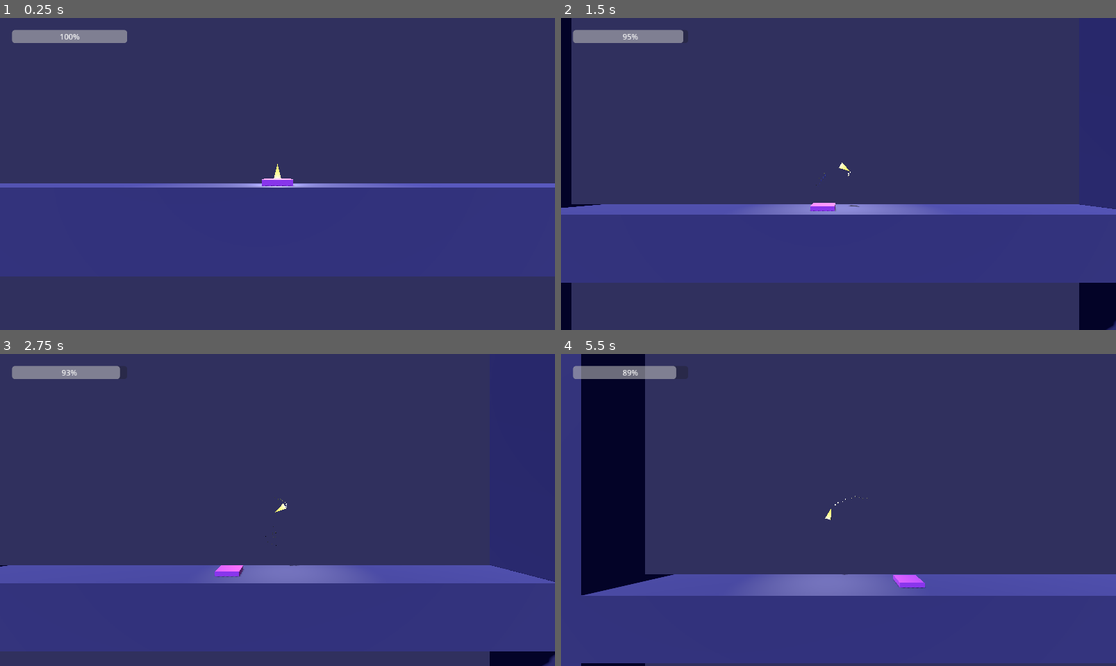
Above: before the commit, frames 1-4 (two rows, left to right).
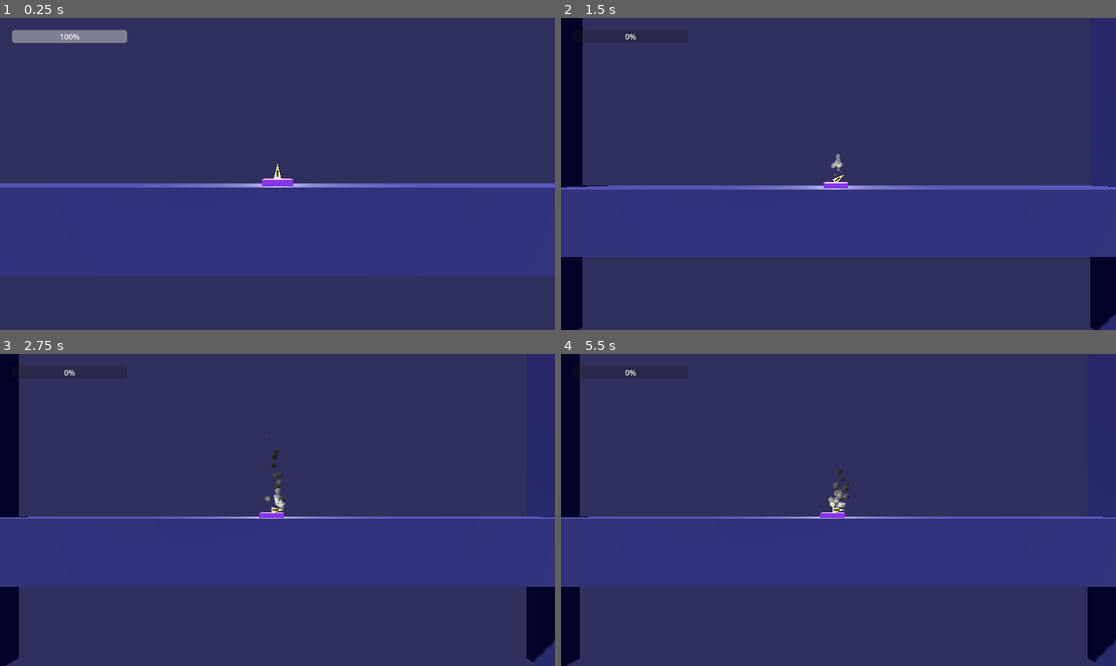
Above: after the commit, the same moments.

Repository: Fredroloji/Boost
Game: Godot game, scene res://Level/level.tscn
Same seed, same stepped clock (60 frames per second), same inputs: the game is played once before the commit and once after it.
Inputs:
- Up to frame 1 (0.25 s): no input
- Up to frame 2 (1.5 s): hold Right (turn_right) 0.53-1.28 s; hold Shift (boost) 0.53-1.28 s; tap V (decrease_fuel, bound only after the commit) at 0.8, 1.35 s; hold Down (brake) from 1.28 s (still down)
- Up to frame 3 (2.75 s): tap Shift (boost) at 1.55 s; release Down (brake) at 2.03 s; hold Right (turn_right) from 2.03 s (still down); tap G (anti-gravity) at 2.1 s; tap V (decrease_fuel, bound only after the commit) at 2.3 s
- Up to frame 4 (5.5 s): release Right (turn_right) at 2.78 s; hold Up (thrust) 2.78-3.53 s; tap Shift (boost) at 2.85, 4.35 s; hold Left (turn_left) 3.53-5.03 s; tap V (decrease_fuel, bound only after the commit) at 3.6, 5.1 s; hold Down (brake) from 5.03 s (still down)

The runs differ from the first frame. In frame 1, less than 0.1% of the frame differs, in the area x 49-51%, y 48-52%; in frame 2, 20%; in frame 3, 43%; in frame 4, 55%, in the area x 0-100%, y 0-100%.

Commit message:
audio and angel eye particles

Diff:
--- a/biblically_accurate_angel.tscn
+++ b/Level/biblically_accurate_angel.tscn
@@ -1,7 +1,7 @@
-[gd_scene load_steps=14 format=3 uid="uid://bw0e5qnsop4ej"]
+[gd_scene load_steps=21 format=3 uid="uid://bw0e5qnsop4ej"]
 
-[ext_resource type="Script" path="res://Eye.gd" id="1_7pto0"]
-[ext_resource type="Script" path="res://Rings.gd" id="1_otbfy"]
+[ext_resource type="Script" path="res://Scripts/Angel/Eye.gd" id="1_efhj0"]
+[ext_resource type="Script" path="res://Scripts/Angel/Rings.gd" id="2_3lsri"]
 
 [sub_resource type="StandardMaterial3D" id="StandardMaterial3D_p5vln"]
 emission_enabled = true
@@ -12,16 +12,60 @@
 radial_segments = 10
 rings = 6
 
+[sub_resource type="Gradient" id="Gradient_1j6xr"]
+offsets = PackedFloat32Array(0, 0.154472, 0.845528, 1)
+colors = PackedColorArray(1, 1, 1, 0, 1, 1, 1, 1, 1, 1, 1, 1, 1, 1, 1, 0)
+
+[sub_resource type="GradientTexture1D" id="GradientTexture1D_1s405"]
+gradient = SubResource("Gradient_1j6xr")
+
+[sub_resource type="ParticleProcessMaterial" id="ParticleProcessMaterial_apgdt"]
+lifetime_randomness = 0.1
+emission_shape = 2
+emission_sphere_radius = 0.6
+direction = Vector3(0, 0, 0)
+spread = 0.0
+gravity = Vector3(0, 0, 0)
+angle_min = -100.0
+angle_max = 100.0
+color_ramp = SubResource("GradientTexture1D_1s405")
+
+[sub_resource type="StandardMaterial3D" id="StandardMaterial3D_lqoxe"]
+transparency = 1
+vertex_color_use_as_albedo = true
+emission_enabled = true
+emission = Color(1, 1, 1, 1)
+
+[sub_resource type="SphereMesh" id="SphereMesh_yynls"]
+material = SubResource("StandardMaterial3D_lqoxe")
+
+[sub_resource type="StandardMaterial3D" id="StandardMaterial3D_1l4ic"]
+transparency = 3
+alpha_hash_scale = 1.0
+alpha_antialiasing_mode = 0
+vertex_color_use_as_albedo = true
+albedo_color = Color(0, 0, 0, 1)
+metallic_specular = 0.0
+
+[sub_resource type="SphereMesh" id="SphereMesh_conpv"]
+material = SubResource("StandardMaterial3D_1l4ic")
+radius = 0.4
+height = 0.54
+radial_segments = 10
+rings = 5
+is_hemisphere = true
+
 [sub_resource type="StandardMaterial3D" id="StandardMaterial3D_yhjgh"]
 albedo_color = Color(0.0235294, 0.0431373, 0.0470588, 1)
+metallic = 1.0
 metallic_specular = 0.0
 
 [sub_resource type="SphereMesh" id="SphereMesh_qkbm7"]
 material = SubResource("StandardMaterial3D_yhjgh")
 
 [sub_resource type="Gradient" id="Gradient_kppv8"]
-offsets = PackedFloat32Array(0, 0.479675, 0.796748)
-colors = PackedColorArray(1, 1, 1, 1, 0.142857, 0.142857, 0.142857, 1, 0, 0, 0, 1)
+offsets = PackedFloat32Array(0, 0.666667)
+colors = PackedColorArray(1, 1, 1, 1, 0.142857, 0.142857, 0.142857, 1)
 
 [sub_resource type="GradientTexture1D" id="GradientTexture1D_2psuu"]
 gradient = SubResource("Gradient_kppv8")
@@ -73,7 +117,16 @@
 
 [node name="Eye" type="MeshInstance3D" parent="."]
 mesh = SubResource("SphereMesh_jhibn")
-script = ExtResource("1_7pto0")
+script = ExtResource("1_efhj0")
+
+[node name="Small_Eyes" type="GPUParticles3D" parent="Eye"]
+transform = Transform3D(1, 0, 0, 0, -4.37114e-08, 1, 0, -1, -4.37114e-08, 0, 0, 0)
+amount = 50
+lifetime = 2.0
+process_material = SubResource("ParticleProcessMaterial_apgdt")
+draw_passes = 2
+draw_pass_1 = SubResource("SphereMesh_yynls")
+draw_pass_2 = SubResource("SphereMesh_conpv")
 
 [node name="Death" type="CSGSphere3D" parent="Eye" groups=["danger"]]
 transform = Transform3D(0.9, 0, 0, 0, 0.9, 0, 0, 0, 0.9, 0, 0, 0)
@@ -83,16 +136,14 @@
 mesh = SubResource("SphereMesh_qkbm7")
 
 [node name="Rings" type="GPUParticles3D" parent="."]
-transform = Transform3D(1, 0, 0, 0, 1, 0, 0, 0, 1, 0, 0, 0)
 amount = 160
-lifetime = 0.4
+lifetime = 0.2
 process_material = SubResource("ParticleProcessMaterial_7wnn0")
 draw_pass_1 = SubResource("SphereMesh_ltw83")
-script = ExtResource("1_otbfy")
+script = ExtResource("2_3lsri")
 x_rotate = -1
 y_rotate = -1
 z_rotate = 1
-speed = 0.011
 
 [node name="Rings_2" type="GPUParticles3D" parent="."]
 transform = Transform3D(1.1, 0, 0, 0, -4.80825e-08, -1.1, 0, 1.1, -4.80825e-08, 0, 0, 0)
@@ -100,11 +151,10 @@
 lifetime = 0.4
 process_material = SubResource("ParticleProcessMaterial_7wnn0")
 draw_pass_1 = SubResource("SphereMesh_ltw83")
-script = ExtResource("1_otbfy")
+script = ExtResource("2_3lsri")
 x_rotate = 1
 y_rotate = 1
 z_rotate = -1
-speed = 0.012
 
 [node name="Rings_3" type="GPUParticles3D" parent="."]
 transform = Transform3D(-5.24537e-08, -1.2, 0, 1.2, -5.24537e-08, 0, 0, 0, 1.2, 0, 0, 0)
@@ -112,7 +162,6 @@
 lifetime = 0.4
 process_material = SubResource("ParticleProcessMaterial_7wnn0")
 draw_pass_1 = SubResource("SphereMesh_ltw83")
-script = ExtResource("1_otbfy")
+script = ExtResource("2_3lsri")
 x_rotate = -1
 y_rotate = 1
-speed = 0.013
--- a/black_hole.tscn
+++ b/Level/black_hole.tscn
@@ -8,25 +8,26 @@
 albedo_color = Color(0.239216, 0.239216, 0.462745, 1)
 
 [sub_resource type="SphereMesh" id="SphereMesh_rog8i"]
-material = ExtResource("1_xxucl")
+material = ExtResource("1_n4cp6")
+
+[sub_resource type="SphereShape3D" id="SphereShape3D_44ial"]
 
 [node name="black_hole" type="Area3D"]
 gravity_space_override = 2
 gravity_point = true
-gravity_point_unit_distance = 5.0
+gravity_point_unit_distance = 1.0
 gravity_point_center = Vector3(0, 0, 0)
 gravity_direction = Vector3(0, 0, 0)
-gravity = -10.0
+gravity = 0.0
 linear_damp_space_override = 2
-linear_damp = 3.0
+linear_damp = 0.5
 
 [node name="Suction" type="CollisionShape3D" parent="."]
-transform = Transform3D(40, 0, 0, 0, 40, 0, 0, 0, 40, 0, 0, 0)
-visible = false
+transform = Transform3D(20, 0, 0, 0, 20, 0, 0, 0, 20, 0, 0, 0)
 shape = SubResource("SphereShape3D_m4wo1")
 
 [node name="Death" type="CSGBox3D" parent="." groups=["danger"]]
-transform = Transform3D(5, 0, 0, 0, 5, 0, 0, 0, 5, 0, 0, 0)
+transform = Transform3D(5, 0, 0, 0, 5, 0, 0, 0, 5, 0, 0, -41.8431)
 use_collision = true
 flip_faces = true
 material = SubResource("StandardMaterial3D_0awmd")
@@ -34,3 +35,7 @@
 [node name="Distortion" type="MeshInstance3D" parent="."]
 transform = Transform3D(10, 0, 0, 0, 10, 0, 0, 0, 10, 0, 0, 0)
 mesh = SubResource("SphereMesh_rog8i")
+
+[node name="CollisionShape3D" type="CollisionShape3D" parent="."]
+transform = Transform3D(10, 0, 0, 0, 10, 0, 0, 0, 10, 0, 0, 0)
+shape = SubResource("SphereShape3D_44ial")
--- a/boost_man.tscn
+++ b/Level/boost_man.tscn
@@ -1,12 +1,13 @@
-[gd_scene load_steps=49 format=3 uid="uid://sdum4va6fbl0"]
-
-[ext_resource type="Script" path="res://boost_man.gd" id="1_gexly"]
-[ext_resource type="Script" path="res://Camera_Target.gd" id="2_a744e"]
-[ext_resource type="AudioStream" uid="uid://77cro8bax4hg" path="res://Audio/SFX_explode.ogg" id="2_pfwr3"]
-[ext_resource type="Script" path="res://Camera.gd" id="3_cm3ub"]
-[ext_resource type="AudioStream" uid="uid://cqiyfdss8d1uy" path="res://Audio/SFX_win.ogg" id="3_gsxb8"]
-[ext_resource type="AudioStream" uid="uid://b2g4mnqh0wbva" path="res://Audio/SFX_engine.ogg" id="4_yybm8"]
-[ext_resource type="AudioStream" uid="uid://dj0ocfq4gceak" path="res://Audio/SFX_hiss.ogg" id="7_88dq0"]
+[gd_scene load_steps=52 format=3 uid="uid://sdum4va6fbl0"]
+
+[ext_resource type="Script" path="res://Scripts/boost_man.gd" id="1_f4e34"]
+[ext_resource type="Script" path="res://Scripts/Camera.gd" id="2_qe7s3"]
+[ext_resource type="Script" path="res://Scripts/Camera_Target.gd" id="3_ys30a"]
+[ext_resource type="AudioStream" uid="uid://77cro8bax4hg" path="res://Audio/SFX_explode.ogg" id="4_43ama"]
+[ext_resource type="AudioStream" uid="uid://cqiyfdss8d1uy" path="res://Audio/SFX_win.ogg" id="5_wsglc"]
+[ext_resource type="AudioStream" uid="uid://b2g4mnqh0wbva" path="res://Audio/SFX_engine.ogg" id="6_1u5rg"]
+[ext_resource type="AudioStream" uid="uid://dj0ocfq4gceak" path="res://Audio/SFX_hiss.ogg" id="7_mn48g"]
+[ext_resource type="AudioStream" uid="uid://c1lvybhukrjkx" path="res://Audio/SFX_boost.ogg" id="8_x8pul"]
 
 [sub_resource type="StandardMaterial3D" id="StandardMaterial3D_yudap"]
 albedo_color = Color(0.898039, 0.839216, 0.282353, 1)
@@ -16,6 +17,12 @@
 
 [sub_resource type="CapsuleShape3D" id="CapsuleShape3D_m8pxr"]
 height = 2.22487
+
+[sub_resource type="StandardMaterial3D" id="StandardMaterial3D_ptipm"]
+albedo_color = Color(0, 0, 0, 1)
+
+[sub_resource type="BoxMesh" id="BoxMesh_lki3e"]
+material = SubResource("StandardMaterial3D_ptipm")
 
 [sub_resource type="Gradient" id="Gradient_e7cpj"]
 offsets = PackedFloat32Array(0, 0.178862, 0.707317)
@@ -187,16 +194,16 @@
 curve = SubResource("Curve_sh5xm")
 
 [sub_resource type="ParticleProcessMaterial" id="ParticleProcessMaterial_xge2m"]
+lifetime_randomness = 0.1
 emission_shape = 3
 emission_box_extents = Vector3(0.5, 1, 0.5)
 direction = Vector3(0, 1, 0)
 spread = 180.0
-gravity = Vector3(0, 2, 0)
-initial_velocity_min = 1.0
-initial_velocity_max = 2.0
+gravity = Vector3(0, 10, 0)
 scale_curve = SubResource("CurveTexture_awdjv")
 color_ramp = SubResource("GradientTexture1D_8m45q")
 turbulence_enabled = true
+turbulence_noise_scale = 2.0
 turbulence_influence_min = 0.0
 turbulence_influence_max = 0.12
 
@@ -230,18 +237,18 @@
 contact_monitor = true
 linear_damp = 1.0
 angular_damp = 3.0
-script = ExtResource("1_gexly")
+script = ExtResource("1_f4e34")
 
 [node name="Camera" type="Camera3D" parent="." node_paths=PackedStringArray("target")]
 transform = Transform3D(-1, 0, -1.50996e-07, 0, 1, 0, 1.50996e-07, 0, -1, 0, 0, 0)
 top_level = true
-script = ExtResource("3_cm3ub")
+script = ExtResource("2_qe7s3")
 target = NodePath("../Camera_Target")
 lerp_speed = 0.1
 
 [node name="Camera_Target" type="Node3D" parent="."]
 transform = Transform3D(1, 0, 0, 0, 1, 0, 0, 0, 1, 0, 0, -35)
-script = ExtResource("2_a744e")
+script = ExtResource("3_ys30a")
 
 [node name="Model" type="MeshInstance3D" parent="."]
 material_override = SubResource("StandardMaterial3D_yudap")
@@ -257,28 +264,43 @@
 light_size = 2.0
 omni_range = 20.0
 
+[node name="Fuel_Bar" type="ProgressBar" parent="."]
+offset_left = 25.0
+offset_top = 25.0
+offset_right = 264.0
+offset_bottom = 52.0
+step = 0.1
+
+[node name="Fuel_Level" type="MeshInstance3D" parent="."]
+transform = Transform3D(0.3, 0, 0, 0, 1, 0, 0, 0, 0.1, 0, -0.350265, -0.5)
+mesh = SubResource("BoxMesh_lki3e")
+
 [node name="Audio" type="Node" parent="."]
 
 [node name="Explosion_Audio" type="AudioStreamPlayer" parent="Audio"]
-stream = ExtResource("2_pfwr3")
+stream = ExtResource("4_43ama")
 
 [node name="Win_Audio" type="AudioStreamPlayer" parent="Audio"]
-stream = ExtResource("3_gsxb8")
+stream = ExtResource("5_wsglc")
 
 [node name="Engine_Audio" type="AudioStreamPlayer" parent="Audio"]
-stream = ExtResource("4_yybm8")
+stream = ExtResource("6_1u5rg")
+volume_db = 10.0
 
 [node name="Brake_Audio" type="AudioStreamPlayer" parent="Audio"]
-stream = ExtResource("4_yybm8")
-volume_db = -4.0
+stream = ExtResource("6_1u5rg")
+volume_db = 6.0
 
 [node name="Hiss_L_Audio" type="AudioStreamPlayer" parent="Audio"]
-stream = ExtResource("7_88dq0")
+stream = ExtResource("7_mn48g")
 volume_db = 12.0
 
 [node name="Hiss_R_Audio" type="AudioStreamPlayer" parent="Audio"]
-stream = ExtResource("7_88dq0")
+stream = ExtResource("7_mn48g")
 volume_db = 12.0
+
+[node name="Boost_Audio" type="AudioStreamPlayer" parent="Audio"]
+stream = ExtResource("8_x8pul")
 
 [node name="Rocket_Boost" type="GPUParticles3D" parent="."]
 transform = Transform3D(1, 0, 0, 0, 1, 0, 0, 0, 1, 0, -1, 0)
@@ -349,7 +371,7 @@
 
 [node name="Death_Smoke" type="GPUParticles3D" parent="."]
 emitting = false
-amount = 100
+amount = 40
 lifetime = 2.0
 process_material = SubResource("ParticleProcessMaterial_xge2m")
 draw_pass_1 = SubResource("SphereMesh_scjs3")
@@ -357,11 +379,4 @@
 [node name="WorldEnvironment" type="WorldEnvironment" parent="."]
 environment = SubResource("Environment_s0idu")
 
-[node name="Fuel_Bar" type="ProgressBar" parent="."]
-offset_left = 25.0
-offset_top = 25.0
-offset_right = 264.0
-offset_bottom = 52.0
-step = 0.1
-
 [connection signal="body_entered" from="." to="." method="_collision"]
--- a/Level/boss_level.tscn
+++ b/Level/boss_level.tscn
@@ -1,8 +1,8 @@
 [gd_scene load_steps=7 format=3 uid="uid://cxfxeak51481p"]
 
 [ext_resource type="Script" path="res://Level/LandingPad.gd" id="1_ust05"]
-[ext_resource type="PackedScene" uid="uid://sdum4va6fbl0" path="res://boost_man.tscn" id="2_ipukg"]
-[ext_resource type="PackedScene" uid="uid://bw0e5qnsop4ej" path="res://biblically_accurate_angel.tscn" id="3_wyi4r"]
+[ext_resource type="PackedScene" uid="uid://sdum4va6fbl0" path="res://Level/boost_man.tscn" id="2_ipukg"]
+[ext_resource type="PackedScene" uid="uid://bw0e5qnsop4ej" path="res://Level/biblically_accurate_angel.tscn" id="3_wyi4r"]
 
 [sub_resource type="StandardMaterial3D" id="StandardMaterial3D_mpdt5"]
 albedo_color = Color(0.411765, 0.870588, 0.184314, 1)
--- a/Level/level.tscn
+++ b/Level/level.tscn
@@ -1,8 +1,7 @@
-[gd_scene load_steps=7 format=3 uid="uid://b3jhhiladq3u"]
+[gd_scene load_steps=6 format=3 uid="uid://b3jhhiladq3u"]
 
-[ext_resource type="PackedScene" uid="uid://sdum4va6fbl0" path="res://boost_man.tscn" id="1_dp5m5"]
+[ext_resource type="PackedScene" uid="uid://sdum4va6fbl0" path="res://Level/boost_man.tscn" id="1_dp5m5"]
 [ext_resource type="Script" path="res://Level/LandingPad.gd" id="1_jo0kq"]
-[ext_resource type="PackedScene" uid="uid://bupx0lpx5lop7" path="res://black_hole.tscn" id="3_s6to4"]
 
 [sub_resource type="StandardMaterial3D" id="StandardMaterial3D_mpdt5"]
 albedo_color = Color(0.411765, 0.870588, 0.184314, 1)
@@ -40,10 +39,6 @@
 
 [node name="Hazards" type="Node" parent="."]
 
-[node name="black_hole" parent="Hazards" instance=ExtResource("3_s6to4")]
-transform = Transform3D(1, 0, 0, 0, 1, 0, 0, 0, 1, 0, 59.1835, 0)
-gravity = 500.0
-
 [node name="Left_Wall" type="CSGBox3D" parent="Hazards" groups=["danger"]]
 transform = Transform3D(10, 0, 0, 0, 300, 0, 0, 0, 10, 55, 122.123, 0)
 use_collision = true
--- a/Level/level_2.tscn
+++ b/Level/level_2.tscn
@@ -1,7 +1,7 @@
 [gd_scene load_steps=6 format=3 uid="uid://3poaq3jylp8d"]
 
 [ext_resource type="Script" path="res://Level/LandingPad.gd" id="1_k7tbi"]
-[ext_resource type="PackedScene" uid="uid://sdum4va6fbl0" path="res://boost_man.tscn" id="2_o6g2h"]
+[ext_resource type="PackedScene" uid="uid://sdum4va6fbl0" path="res://Level/boost_man.tscn" id="2_o6g2h"]
 
 [sub_resource type="StandardMaterial3D" id="StandardMaterial3D_mpdt5"]
 albedo_color = Color(0.411765, 0.870588, 0.184314, 1)
--- a/Level/level_3.tscn
+++ b/Level/level_3.tscn
@@ -1,7 +1,7 @@
 [gd_scene load_steps=7 format=3 uid="uid://c676sejc2q5ia"]
 
 [ext_resource type="Script" path="res://Level/LandingPad.gd" id="1_muegj"]
-[ext_resource type="PackedScene" uid="uid://sdum4va6fbl0" path="res://boost_man.tscn" id="2_iwps1"]
+[ext_resource type="PackedScene" uid="uid://sdum4va6fbl0" path="res://Level/boost_man.tscn" id="2_iwps1"]
 [ext_resource type="PackedScene" uid="uid://cf4hxdq5iqet8" path="res://moving_hazard.tscn" id="3_1re3e"]
 
 [sub_resource type="StandardMaterial3D" id="StandardMaterial3D_mpdt5"]
--- a/Level/level_4.tscn
+++ b/Level/level_4.tscn
@@ -1,7 +1,7 @@
 [gd_scene load_steps=7 format=3 uid="uid://cqyxqvar17i10"]
 
 [ext_resource type="Script" path="res://Level/LandingPad.gd" id="1_gfe6d"]
-[ext_resource type="PackedScene" uid="uid://sdum4va6fbl0" path="res://boost_man.tscn" id="2_tfh37"]
+[ext_resource type="PackedScene" uid="uid://sdum4va6fbl0" path="res://Level/boost_man.tscn" id="2_tfh37"]
 [ext_resource type="PackedScene" uid="uid://cf4hxdq5iqet8" path="res://moving_hazard.tscn" id="3_jquk5"]
 
 [sub_resource type="StandardMaterial3D" id="StandardMaterial3D_mpdt5"]
--- a/Level/level_5.tscn
+++ b/Level/level_5.tscn
@@ -1,7 +1,7 @@
 [gd_scene load_steps=7 format=3 uid="uid://c7mtda3k56qqv"]
 
 [ext_resource type="Script" path="res://Level/LandingPad.gd" id="1_h2j7g"]
-[ext_resource type="PackedScene" uid="uid://sdum4va6fbl0" path="res://boost_man.tscn" id="2_lownc"]
+[ext_resource type="PackedScene" uid="uid://sdum4va6fbl0" path="res://Level/boost_man.tscn" id="2_lownc"]
 [ext_resource type="PackedScene" uid="uid://cf4hxdq5iqet8" path="res://moving_hazard.tscn" id="3_kd86o"]
 
 [sub_resource type="StandardMaterial3D" id="StandardMaterial3D_mpdt5"]
--- a/Level/level_6.tscn
+++ b/Level/level_6.tscn
@@ -1,7 +1,7 @@
 [gd_scene load_steps=6 format=3 uid="uid://d0x2lquomjnaj"]
 
 [ext_resource type="Script" path="res://Level/LandingPad.gd" id="1_nk4ws"]
-[ext_resource type="PackedScene" uid="uid://sdum4va6fbl0" path="res://boost_man.tscn" id="2_2m7rp"]
+[ext_resource type="PackedScene" uid="uid://sdum4va6fbl0" path="res://Level/boost_man.tscn" id="2_2m7rp"]
 
 [sub_resource type="StandardMaterial3D" id="StandardMaterial3D_mpdt5"]
 albedo_color = Color(0.411765, 0.870588, 0.184314, 1)
--- a/Level/level_7(maze).tscn
+++ b/Level/level_7(maze).tscn
@@ -1,7 +1,7 @@
 [gd_scene load_steps=7 format=3 uid="uid://c2bt1ic1c71ss"]
 
 [ext_resource type="Script" path="res://Level/LandingPad.gd" id="1_fs43x"]
-[ext_resource type="PackedScene" uid="uid://sdum4va6fbl0" path="res://boost_man.tscn" id="2_srra0"]
+[ext_resource type="PackedScene" uid="uid://sdum4va6fbl0" path="res://Level/boost_man.tscn" id="2_srra0"]
 [ext_resource type="PackedScene" uid="uid://cf4hxdq5iqet8" path="res://moving_hazard.tscn" id="3_ublew"]
 
 [sub_resource type="StandardMaterial3D" id="StandardMaterial3D_mpdt5"]
--- a/Rings.gd
+++ b/Scripts/Angel/Rings.gd
@@ -4,7 +4,7 @@
 @export var y_rotate: int = 0
 @export var z_rotate: int = 0
 
-@export var speed: float = 0.01
+@export var speed: float = 0.004
 
 func _ready() -> void:
 	pass # Replace with function body.
--- a/boost_man.gd
+++ b/Scripts/boost_man.gd
@@ -11,10 +11,10 @@
 @export var thrust: int = 2500
 @export var brake: int = 2500
 @export var boost: int = 4000
-# 14600 on damp 3 for no spinning
 @export var turnForce: int = 1000
+
 @export var fuel: float = 100
-@export var fuel_usage: int = 1000
+@export var fuel_efficiency: float = 1000
 var max_fuel: float = fuel
 
 # stops the win and crash commands from executing multiple times
@@ -27,6 +27,7 @@
 @onready var brake_audio: AudioStreamPlayer = $Audio/Brake_Audio
 @onready var turn_L_audio: AudioStreamPlayer = $Audio/Hiss_L_Audio
 @onready var turn_R_audio: AudioStreamPlayer = $Audio/Hiss_R_Audio
+@onready var boost_audio: AudioStreamPlayer = $Audio/Boost_Audio
 
 # particles
 @onready var boost_particle: GPUParticles3D = $Rocket_Boost
@@ -44,6 +45,22 @@
 
 func set_fuel_bar() -> void:
 	$Fuel_Bar.value = fuel
+#	$Fuel_Level.get_surface_override_material(0).albedo_color += Vector3(1, 0, 0) / fuel_bar_decrease
+	$Fuel_Level.position -= Vector3(0, 1, 0) / (fuel_efficiency * 10)
+	$Fuel_Level.scale -= Vector3(0, 1, 0) / (fuel_efficiency * 10)
+
+
+func turn_off_effects() -> void:
+		boost_particle.emitting = false
+		thrust_particle.emitting = false
+		brake_particle.emitting = false
+		right_turn_particle.emitting = false
+		left_turn_particle.emitting = false
+		engine_audio.stop()
+		brake_audio.stop()
+		turn_L_audio.stop()
+		turn_R_audio.stop()
+		boost_audio.stop()
 
 # movement code
 func _process(delta: float) -> void:
@@ -51,7 +68,7 @@
 	if Input.is_action_pressed("thrust"):
 		apply_central_force(basis.y * delta * thrust)
 		thrust_particle.emitting = true
-		fuel -= delta * (thrust / fuel_usage)
+		fuel -= delta * (thrust / fuel_efficiency)
 		set_fuel_bar()
 		if engine_audio.playing == false:
 			engine_audio.play()
@@ -62,7 +79,7 @@
 	if Input.is_action_pressed("brake"):
 		apply_central_force(-basis.y * delta * brake)
 		brake_particle.emitting = true
-		fuel -= delta * (brake / fuel_usage)
+		fuel -= delta * (brake / fuel_efficiency)
 		set_fuel_bar()
 		if brake_audio.playing == false:
 			brake_audio.play()
@@ -75,7 +92,7 @@
 		apply_torque(Vector3(0, 0, delta * -turnForce))
 		apply_central_force(basis.y * delta * turnForce)
 		right_turn_particle.emitting = true
-		fuel -= delta * (turnForce / fuel_usage)
+		fuel -= delta * (turnForce / fuel_efficiency)
 		set_fuel_bar()
 		if turn_L_audio.playing == false:
 			turn_L_audio.play()
@@ -88,7 +105,7 @@
 		apply_torque(Vector3(0, 0, delta * turnForce))
 		apply_central_force(basis.y * delta * turnForce)
 		left_turn_particle.emitting = true
-		fuel -= delta * (turnForce / fuel_usage)
+		fuel -= delta * (turnForce / fuel_efficiency)
 		set_fuel_bar()
 		if turn_R_audio.playing == false:
 			turn_R_audio.play()
@@ -99,10 +116,13 @@
 	if Input.is_action_pressed("boost"):
 		apply_central_force(basis.y * delta * boost)
 		boost_particle.emitting = true
-		fuel -= delta * (boost / fuel_usage)
+		fuel -= delta * (boost / fuel_efficiency)
 		set_fuel_bar()
+		if boost_audio.playing == false:
+			boost_audio.play()
 	else:
 		boost_particle.emitting = false
+		boost_audio.stop()
 
 
 	if Input.is_action_just_pressed("anti-gravity"):
@@ -110,16 +130,16 @@
 		gravity_scale = 0
 		#anti_gravity_particle.emitting = true
 
+	if Input.is_action_just_pressed("decrease_fuel"):
+		fuel = 0
+		set_fuel_bar()
+
 	if fuel <= 0:
+		gravity_scale = 2
+		fuel = 0
 		crash_smoke_particle.emitting = true
-		boost_particle.emitting = false
-		thrust_particle.emitting = false
-		brake_particle.emitting = false
-		right_turn_particle.emitting = false
-		left_turn_particle.emitting = false
-		engine_audio.stop()
+		turn_off_effects()
 		set_process(false)
-
 
 
 # collision
@@ -145,21 +165,15 @@
 # losing conditions
 func crash() -> void:
 	print("BOOM")
+	turn_off_effects()
+	set_fuel_bar()
 	explode_particle.emitting = true
 	crash_smoke_particle.emitting = true
-	boost_particle.emitting = false
-	thrust_particle.emitting = false
-	brake_particle.emitting = false
-	right_turn_particle.emitting = false
-	left_turn_particle.emitting = false
-	engine_audio.stop()
-	turn_L_audio.stop()
-	turn_R_audio.stop()
 	explosion_audio.play()
 	gravity_scale *= 2
 	apply_central_force(basis.y * 1000)
 	set_process(false)
 	is_transitioning = true
 	var tween = create_tween()
-	tween.tween_interval(3.5)
+	tween.tween_interval(2)
 	tween.tween_callback(get_tree().reload_current_scene)
--- a/moving_hazard.tscn
+++ b/moving_hazard.tscn
@@ -1,6 +1,6 @@
 [gd_scene load_steps=13 format=3 uid="uid://cf4hxdq5iqet8"]
 
-[ext_resource type="Script" path="res://moving_hazard.gd" id="1_we4yt"]
+[ext_resource type="Script" path="res://Scripts/moving_hazard.gd" id="1_we4yt"]
 
 [sub_resource type="StandardMaterial3D" id="StandardMaterial3D_8e23l"]
 albedo_color = Color(0.862745, 0, 0.0980392, 1)
--- a/project.godot
+++ b/project.godot
@@ -21,7 +21,6 @@
 "deadzone": 0.5,
 "events": [Object(InputEventKey,"resource_local_to_scene":false,"resource_name":"","device":-1,"window_id":0,"alt_press …(182 unchanged characters)…
 , Object(InputEventKey,"resource_local_to_scene":false,"resource_name":"","device":-1,"window_id":0,"alt_pressed":false,"shift_pressed":false,"ctrl_pressed":false,"meta_pressed":false,"pressed":false,"keycode":0,"physical_keycode":87,"key_label":0,"unicode":119,"echo":false,"script":null)
-, Object(InputEventKey,"resource_local_to_scene":false,"resource_name":"","device":-1,"window_id":0,"alt_pressed":false,"shift_pressed":false,"ctrl_pressed":false,"meta_pressed":false,"pressed":false,"keycode":0,"physical_keycode":32,"key_label":0,"unicode":32,"echo":false,"script":null)
 , Object(InputEventKey,"resource_local_to_scene":false,"resource_name":"","device":-1,"window_id":0,"alt_pressed":false,"shift_pressed":false,"ctrl_pressed":false,"meta_pressed":false,"pressed":false,"keycode":0,"physical_keycode":73,"key_label":0,"unicode":105,"echo":false,"script":null)
 ]
 }
@@ -49,7 +48,7 @@
 boost={
 "deadzone": 0.5,
 "events": [Object(InputEventKey,"resource_local_to_scene":false,"resource_name":"","device":-1,"window_id":0,"alt_press …(182 unchanged characters)…
-, Object(InputEventKey,"resource_local_to_scene":false,"resource_name":"","device":-1,"window_id":0,"alt_pressed":false,"shift_pressed":false,"ctrl_pressed":false,"meta_pressed":false,"pressed":false,"keycode":0,"physical_keycode":4194325,"key_label":0,"unicode":0,"echo":false,"script":null)
+, Object(InputEventKey,"resource_local_to_scene":false,"resource_name":"","device":-1,"window_id":0,"alt_pressed":false,"shift_pressed":false,"ctrl_pressed":false,"meta_pressed":false,"pressed":false,"keycode":0,"physical_keycode":32,"key_label":0,"unicode":32,"echo":false,"script":null)
 ]
 }
 anti-gravity={
@@ -57,3 +56,8 @@
 "events": [Object(InputEventKey,"resource_local_to_scene":false,"resource_name":"","device":-1,"window_id":0,"alt_pressed":false,"shift_pressed":false,"ctrl_pressed":false,"meta_pressed":false,"pressed":false,"keycode":0,"physical_keycode":71,"key_label":0,"unicode":103,"echo":false,"script":null)
 ]
 }
+decrease_fuel={
+"deadzone": 0.5,
+"events": [Object(InputEventKey,"resource_local_to_scene":false,"resource_name":"","device":-1,"window_id":0,"alt_pressed":false,"shift_pressed":false,"ctrl_pressed":false,"meta_pressed":false,"pressed":false,"keycode":0,"physical_keycode":86,"key_label":0,"unicode":118,"echo":false,"script":null)
+]
+}
Not shown, added: Audio/SFX_boost.ogg.import
Not shown, added: Level/55053__suonidigenova__ferry_engine_pulse.ogg.import
Not shown: 1 places in Level/black_hole.tscn that only renumber resources
Renamed: Eye.gd -> Scripts/Angel/Eye.gd
Renamed: Camera.gd -> Scripts/Camera.gd
Renamed: Camera_Target.gd -> Scripts/Camera_Target.gd
Renamed: moving_hazard.gd -> Scripts/moving_hazard.gd
Not shown, changed: export_presets.cfg
Not shown, added: shaders/55053__suonidigenova__ferry_engine_pulse.ogg.import
Renamed: black_hole_distortion.gdshader -> shaders/black_hole_distortion.gdshader
Renamed: sky.gdshader -> shaders/sky.gdshader
Not shown, added: Audio/SFX_boost.ogg
(and 2 more such lines)
